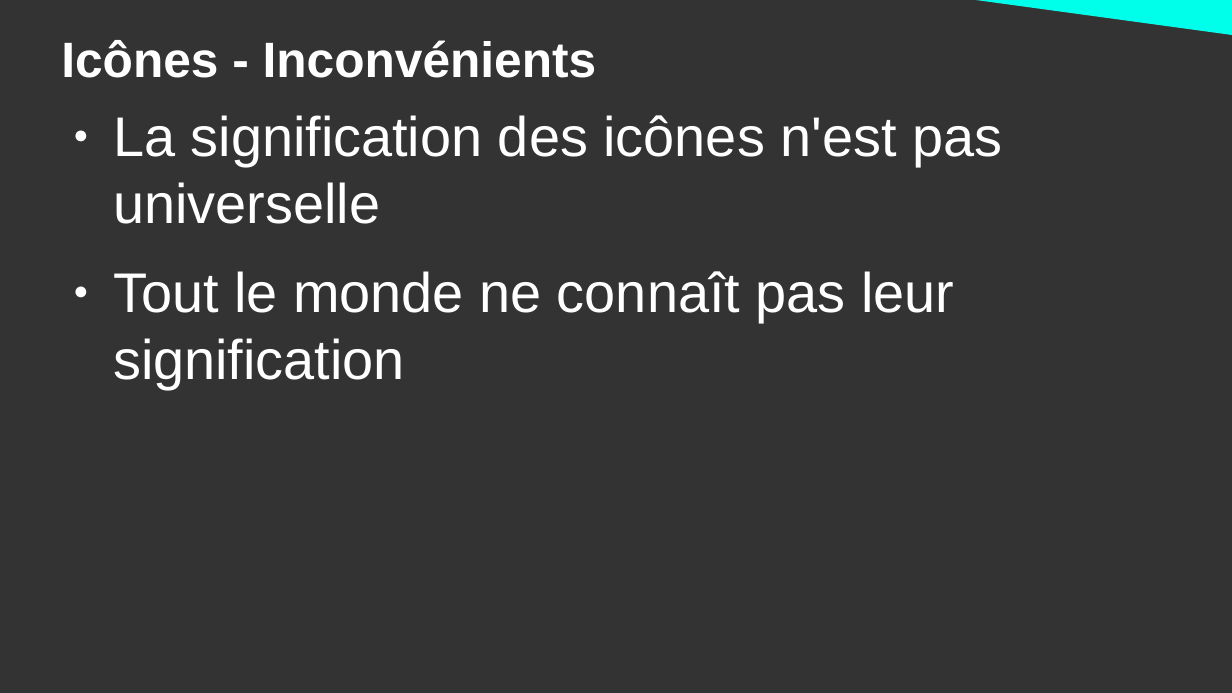
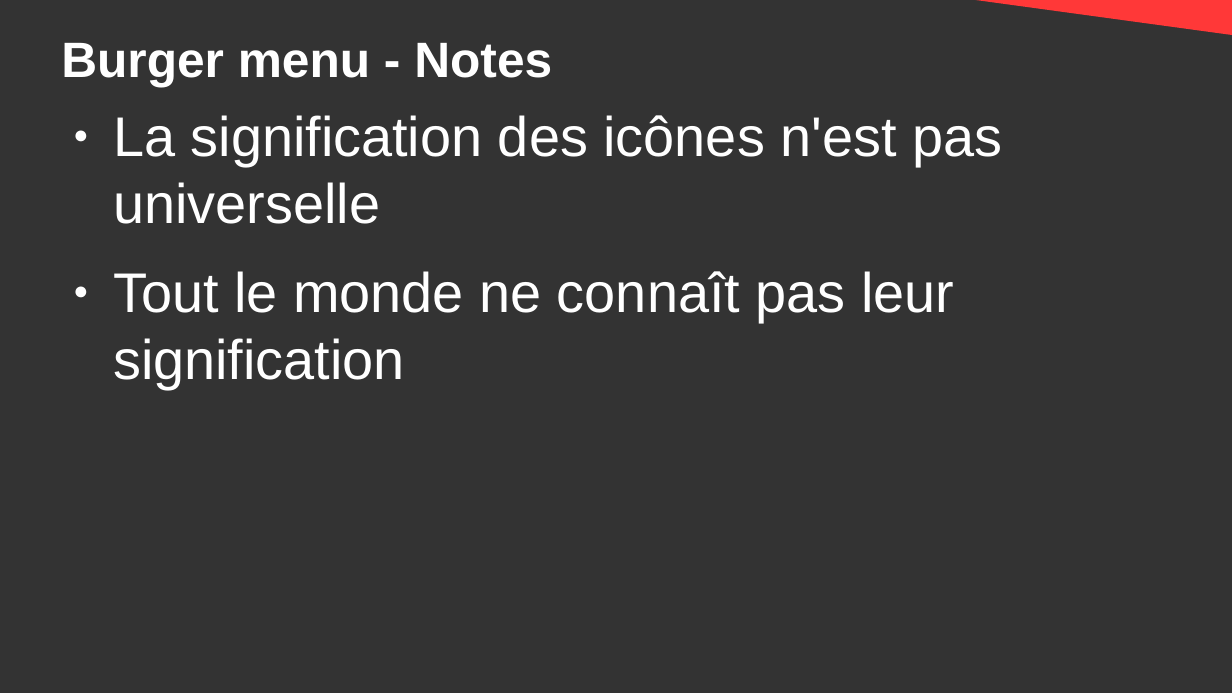
Before and after one commit to DanYellow/cours, a slide deck: slide 34 of ergonomie-et-accessibilite-s2/travaux-pratiques/numero-1/presentation.odp (slide 43 before the commit). Drawn at 1232x693 pixels with LibreOffice and Linux fonts; fonts in the diff are those of the drawing. Boxes give left, top, right and bottom in pixels: in the first picture for what was removed or moved away, otherwise in the second. Text is boxed around its words. In the diff, an @@ line names an element or a change of style, - is before the commit and + after.

```diff
--- a/ergonomie-et-accessibilite-s2/travaux-pratiques/numero-1/presentation.odp
+++ b/ergonomie-et-accessibilite-s2/travaux-pratiques/numero-1/presentation.odp
@@ right triangle at <box>940,0,1232,35</box>: fill #00FFEA to #FF3838 @@
@@ title at <box>61,43,552,86</box>: text changed @@
-Icônes - Inconvénients
+Burger menu - Notes
```
Also in this commit, not shown: 1 other slide changed, 2 slides removed, 3 other files.
